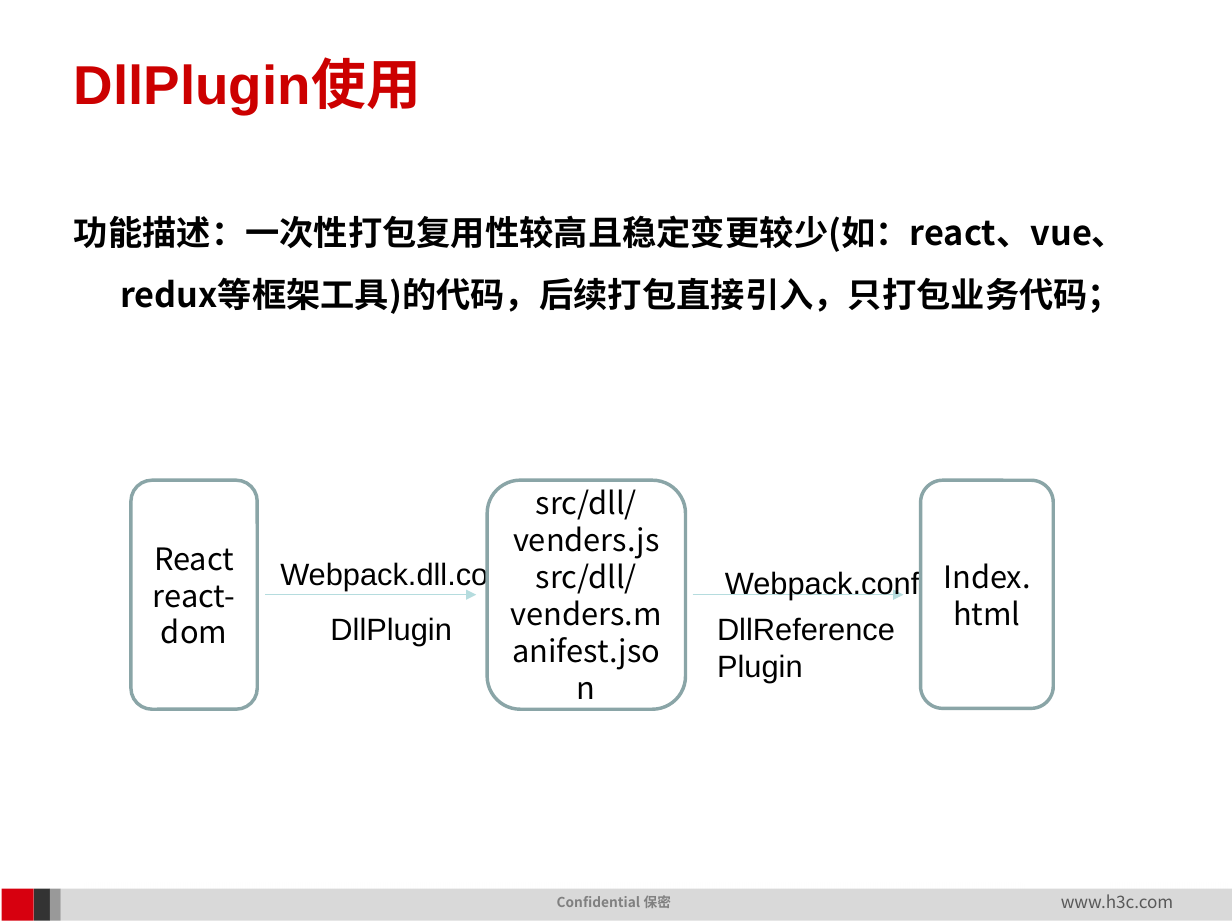
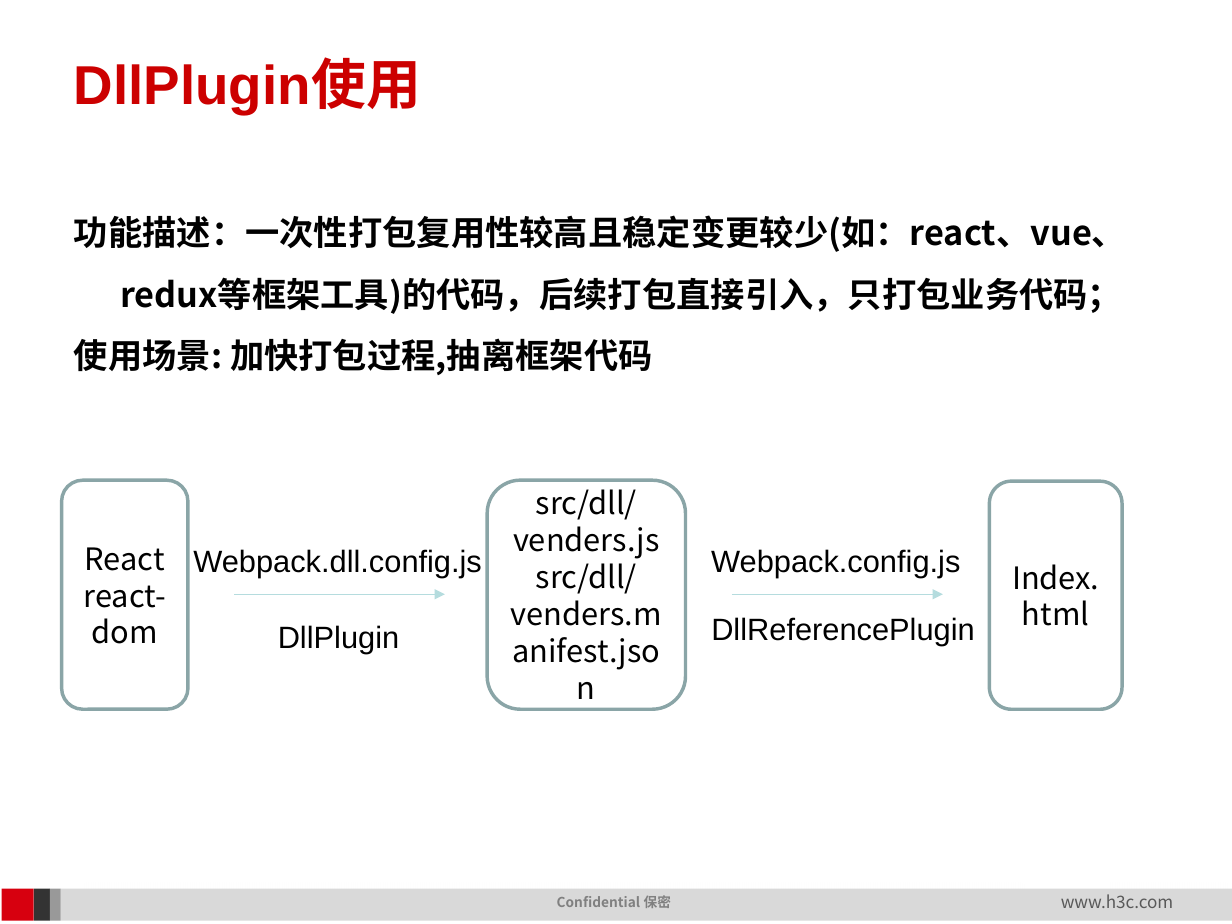
Before and after one commit to leez-bot/FE-Study, a slide deck: slide 26 of notes/webpack/webpack高级配置.pptx (slide 25 before the commit). Drawn at 1232x924 pixels with LibreOffice and Linux fonts; fonts in the diff are those of the drawing; background and template pictures are left out. Boxes give left, top, right and bottom in pixels: in the first picture for what was removed or moved away, otherwise in the second. Text is boxed around its words. In the diff, an @@ line names an element or a change of style, - is before the commit and + after.

```diff
--- a/notes/webpack/webpack高级配置.pptx
+++ b/notes/webpack/webpack高级配置.pptx
@@ text at (74,338,653,375): paragraph added @@
+使用场景: 加快打包过程,抽离框架代码
@@ rounded rectangle "React": place and size @@
-rounded rectangle "React" at (131,480,257,710)
+rounded rectangle "React" at (62,480,188,710)
@@ rounded rectangle "Index.html": place and size @@
-rounded rectangle "Index.html" at (920,480,1053,708)
+rounded rectangle "Index.html" at (989,482,1122,710)
@@ text "Webpack.dll.config.js": place and size @@
-text "Webpack.dll.config.js" at (280,561,569,591)
+text "Webpack.dll.config.js" at (193,549,482,578)
@@ text "Webpack.config.js": place and size @@
-text "Webpack.config.js" at (725,569,974,599)
+text "Webpack.config.js" at (711,549,960,578)
@@ arrow moved from (265, 595) - (477, 595) to (234, 594) - (445, 594) @@
@@ arrow moved from (692, 595) - (903, 595) to (732, 594) - (942, 594) @@
@@ text "DllPlugin": place and size @@
-text "DllPlugin" at (330,617,451,645)
+text "DllPlugin" at (278,625,399,653)
@@ text "DllReferencePlugin" rewrapped from (705,604,907,691) to (711,617,974,646) @@
```
Also in this commit, not shown: 10 other slides changed, 2 slides added, 11 other files.
